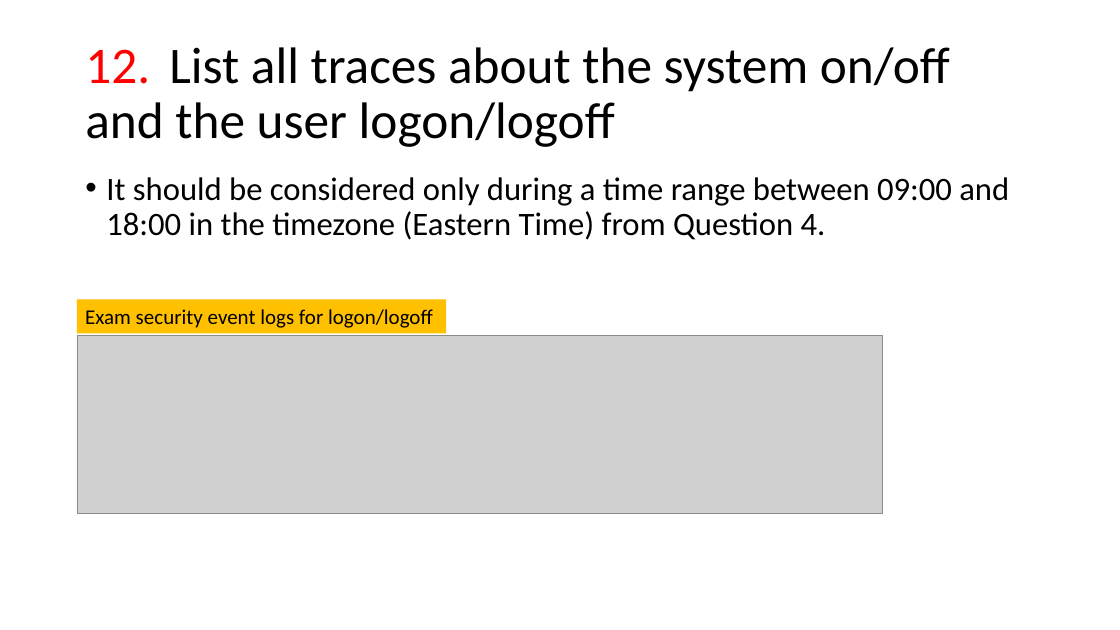
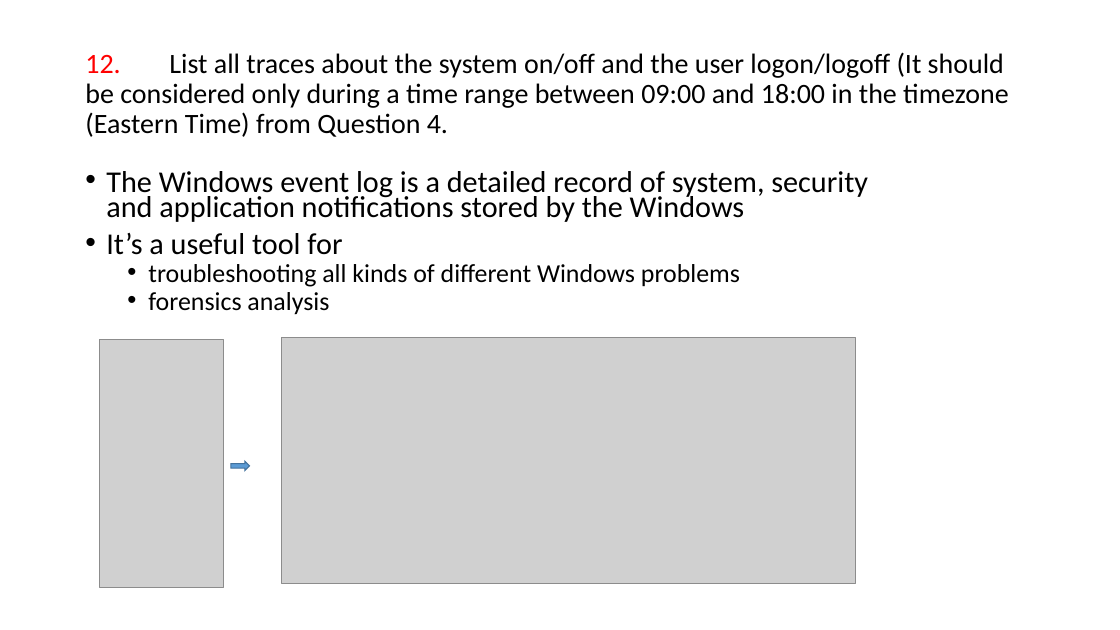
Before and after one commit to frankwxu/digital-forensics-lab, a slide deck: slide 2 of NIST_Data_Leakage_Case/NIST_Data_Leakage_02._WinEvt_XML.pptx. Drawn at 1120x630 pixels with LibreOffice and Linux fonts; fonts in the diff are those of the drawing; grey boxes stand for pictures; background and template pictures are left out. Boxes give left, top, right and bottom in pixels: in the first picture for what was removed or moved away, otherwise in the second. Text is boxed around its words. In the diff, an @@ line names an element or a change of style, - is before the commit and + after.

```diff
--- a/NIST_Data_Leakage_Case/NIST_Data_Leakage_02._WinEvt_XML.pptx
+++ b/NIST_Data_Leakage_Case/NIST_Data_Leakage_02._WinEvt_XML.pptx
@@ title at [85,52,1008,137]: text changed; size 44 to 24 pt @@
-12. List all traces about the system on/off and the user logon/logoff
+12. List all traces about the system on/off and the user logon/logoff (It should be considered only during a time range between 09:00 and 18:00 in the timezone (Eastern Time) from Question 4.
@@ text removed at [106,177,1009,240] @@
-• It should be considered only during a time range between 09:00 and 18:00 in the timezone (Eastern Time) from Question 4.
@@ text added at [106,171,868,315], 25.9 pt, text #000000 @@
+• The Windows event log is a detailed record of system, security and application notifications stored by the Windows
+• It’s a useful tool for
+  • troubleshooting all kinds of different Windows problems
+  • forensics analysis
@@ rectangle removed at [77,299,446,333] @@
-Exam security event logs for logon/logoff
@@ picture added at [100,339,223,587] @@
@@ picture: place and size @@
-picture at [77,335,883,513]
+picture at [282,338,856,584]
@@ right arrow added at [231,461,250,471], fill #5B9BD5, outline #43739E 1 pt @@
```
Also in this commit, not shown: 1 other slide changed, 2 slides added, 1 other file.
